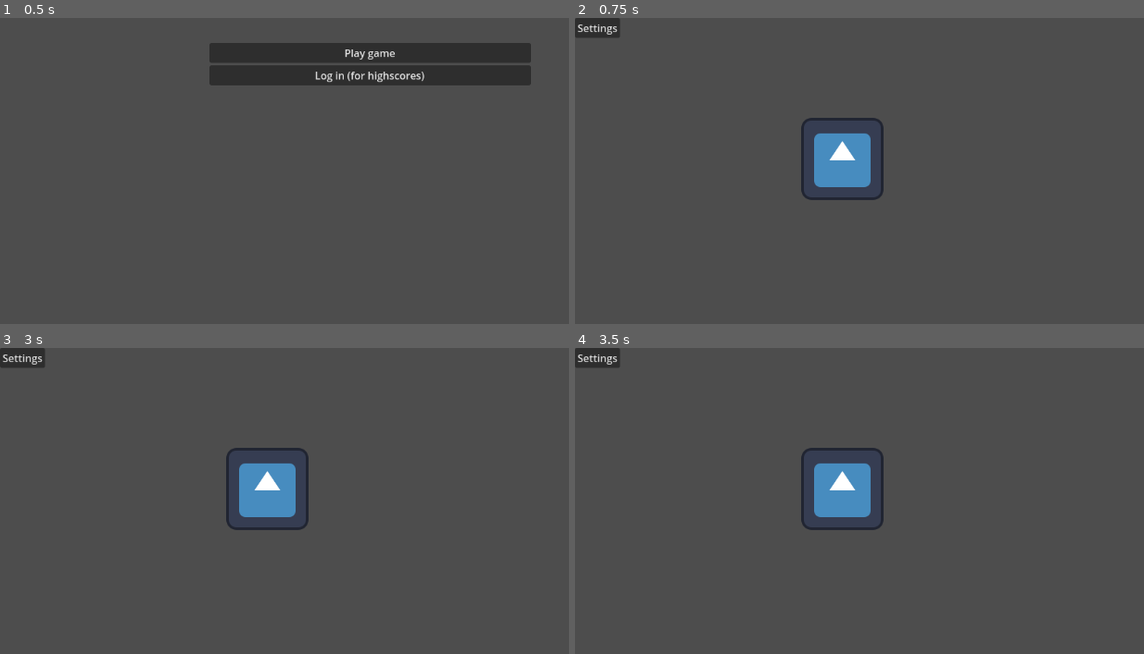
Above: before the commit, frames 1-4 (two rows, left to right).
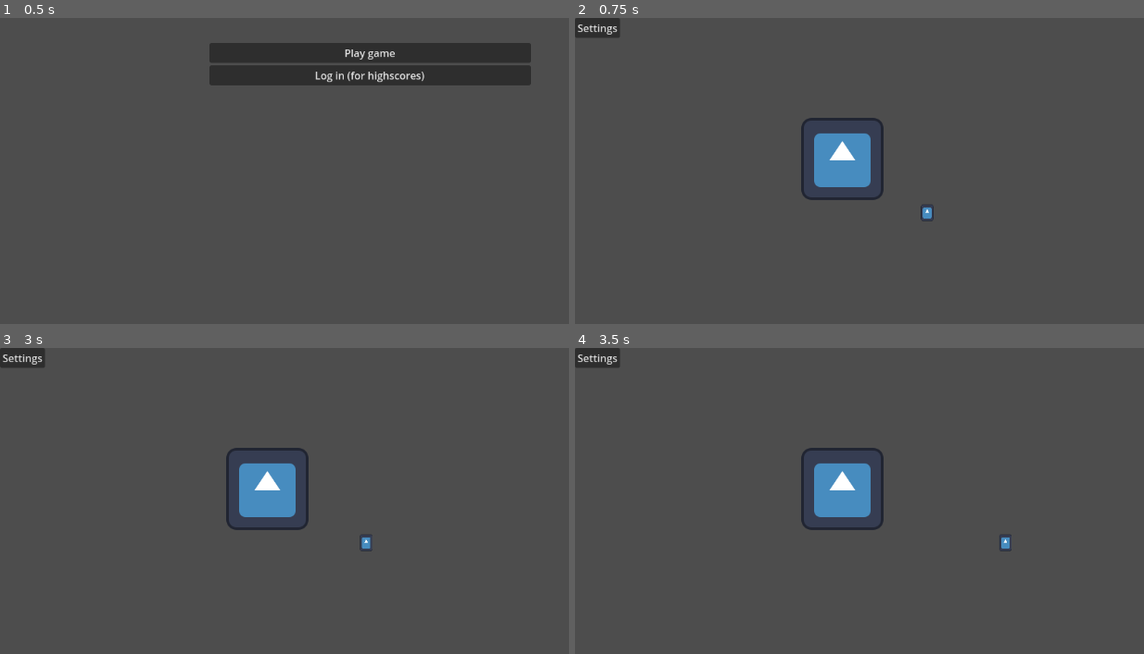
Above: after the commit, the same moments.

Repository: WilliamSundqvist/arcadegame
Game: Godot game, scene res://main_scene.tscn
Same seed, same stepped clock (60 frames per second), same inputs: the game is played once before the commit and once after it. The engine's default icon, where the game draws it, is replaced by a stand-in: a white triangle on a blue panel in a dark square.
Inputs:
- Up to frame 1 (0.5 s): no input
- Up to frame 2 (0.75 s): click "Play game" at 0.5 s
- Up to frame 3 (3 s): click "Settings" at 1.25 s; click "Back" at 2 s; tap Enter at 2.75 s; hold Right (right, bound only after the commit) from 2.78 s (still down); hold Shift (sprint, bound only after the commit) from 2.78 s (still down)
- Up to frame 4 (3.5 s): keep holding Right (right, bound only after the commit); keep holding Shift (sprint, bound only after the commit)

Frame 1 is identical in both runs. In frame 2, less than 0.1% of the frame differs, in the area x 60-64%, y 61-67%; in frame 3, less than 0.1%; in frame 4, less than 0.1%.
Error before the commit: Trying to return value of type "Nil" from a function whose return type is "String". (res://start_menu/start_menu.gd:53)

Commit message:
Added PlayerCharacter with basic wasd/arrow keys movement

Diff:
--- a/game/game.tscn
+++ b/game/game.tscn
@@ -1,7 +1,8 @@
-[gd_scene load_steps=3 format=3 uid="uid://byihbnp8mskmt"]
+[gd_scene load_steps=4 format=3 uid="uid://byihbnp8mskmt"]
 
 [ext_resource type="Texture2D" uid="uid://djagwe2l6epfp" path="res://icon.svg" id="1_5np3w"]
 [ext_resource type="Script" path="res://game/game.gd" id="1_kv3x3"]
+[ext_resource type="PackedScene" uid="uid://bwm5b0abmd5pj" path="res://player_character/player_character.tscn" id="3_vybl6"]
 
 [node name="Game" type="Node2D"]
 script = ExtResource("1_kv3x3")
@@ -14,3 +15,5 @@
 offset_right = 70.0
 offset_bottom = 31.0
 text = "Settings"
+
+[node name="PlayerCharacter" parent="." instance=ExtResource("3_vybl6")]
--- /dev/null
+++ b/player_character/player_character.gd
@@ -0,0 +1,23 @@
+extends CharacterBody2D
+class_name PlayerCharacter
+@onready var sprite: Sprite2D = $Sprite
+
+@export var camera: Camera2D
+
+var current_state: State = null
+var state_moving = preload("res://player_character/states/moving.gd").new()
+var state_idle = preload("res://player_character/states/idle.gd").new()
+
+func _ready():
+	change_state(state_moving)
+
+func _physics_process(delta):
+	if current_state:
+		current_state.process(self, delta) #All logic is processed in ./states/ idle&moving&casting&taking_damage&etc
+
+func change_state(new_state: State):
+	if current_state:
+		current_state.exit(self)
+	current_state = new_state
+	if current_state:
+		current_state.enter(self)
--- /dev/null
+++ b/player_character/player_character.tscn
@@ -0,0 +1,17 @@
+[gd_scene load_steps=4 format=3 uid="uid://bwm5b0abmd5pj"]
+
+[ext_resource type="Script" path="res://player_character/player_character.gd" id="1_c7fjj"]
+[ext_resource type="Texture2D" uid="uid://djagwe2l6epfp" path="res://icon.svg" id="2_gxu0s"]
+
+[sub_resource type="CapsuleShape2D" id="CapsuleShape2D_8frko"]
+
+[node name="PlayerCharacter" type="CharacterBody2D"]
+position = Vector2(548, 304)
+script = ExtResource("1_c7fjj")
+
+[node name="CollisionShape" type="CollisionShape2D" parent="."]
+shape = SubResource("CapsuleShape2D_8frko")
+
+[node name="Sprite" type="Sprite2D" parent="."]
+scale = Vector2(0.15, 0.2)
+texture = ExtResource("2_gxu0s")
--- /dev/null
+++ b/player_character/states/idle.gd
@@ -0,0 +1,5 @@
+extends State
+
+func process(character: PlayerCharacter, delta: float) -> void:
+	if Input.is_action_pressed("left") || Input.is_action_pressed("right") || Input.is_action_pressed("forward") || Input.is_action_pressed("backwards"):
+		character.change_state(character.state_moving)
--- /dev/null
+++ b/player_character/states/moving.gd
@@ -0,0 +1,50 @@
+extends State
+
+@export var acceleration: float = 1000.0   # How fast the character accelerates
+@export var deceleration: float = 500.0    # How fast the character decelerates
+@export var max_speed: float = 200.0       # Maximum speed when running
+@export var walk_speed: float = 100.0      # Speed when walking
+@export var run_speed: float = 200.0       # Speed when sprinting
+
+var velocity = Vector2.ZERO
+
+func process(character: PlayerCharacter, delta):
+	var input_vector = Vector2.ZERO
+	var move_speed = walk_speed  # Default to walking speed
+
+	# Handle sprinting (running)
+	if Input.is_action_pressed("sprint"):
+		move_speed = run_speed
+
+	# Collect input for WASD movement
+	if Input.is_action_pressed("left"):
+		input_vector.x -= 1  # Move left
+		character.sprite.flip_h = true  # Flip the sprite horizontally when moving left
+	elif Input.is_action_pressed("right"):
+		input_vector.x += 1  # Move right
+		character.sprite.flip_h = false  # Ensure sprite is not flipped when moving right
+
+	if Input.is_action_pressed("up"):
+		input_vector.y -= 1  # Move up
+	elif Input.is_action_pressed("down"):
+		input_vector.y += 1  # Move down
+
+	# Normalize the vector for consistent diagonal movement speed
+	if input_vector != Vector2.ZERO:
+		input_vector = input_vector.normalized()
+
+	# Accelerate towards input direction
+	velocity = velocity.move_toward(input_vector * move_speed, acceleration * delta)
+
+	# Decelerate when no input is provided
+	if input_vector == Vector2.ZERO:
+		velocity = velocity.move_toward(Vector2.ZERO, deceleration * delta)
+
+	# Move the character based on the calculated velocity
+	character.position += velocity * delta
+
+	# Animation handling
+	#if input_vector != Vector2.ZERO:
+		#character.play_animation("walk")  # Play walk animation if moving
+	#else:
+		#character.play_animation("idle")  # Play idle animation if not moving
--- /dev/null
+++ b/player_character/states/state.gd
@@ -0,0 +1,11 @@
+extends Node
+class_name State
+
+func enter(character: PlayerCharacter):
+	pass
+
+func exit(character: PlayerCharacter):
+	pass
+
+func process(character: PlayerCharacter, delta: float):
+	pass
--- a/project.godot
+++ b/project.godot
@@ -20,6 +20,38 @@
 SceneManager="*res://global/scene_manager.gd"
 MusicPlayer="*res://music/music_player.tscn"
 
+[input]
+
+left={
+"deadzone": 0.5,
+"events": [Object(InputEventKey,"resource_local_to_scene":false,"resource_name":"","device":-1,"window_id":0,"alt_pressed":false,"shift_pressed":false,"ctrl_pressed":false,"meta_pressed":false,"pressed":false,"keycode":0,"physical_keycode":65,"key_label":0,"unicode":97,"location":0,"echo":false,"script":null)
+, Object(InputEventKey,"resource_local_to_scene":false,"resource_name":"","device":-1,"window_id":0,"alt_pressed":false,"shift_pressed":false,"ctrl_pressed":false,"meta_pressed":false,"pressed":false,"keycode":0,"physical_keycode":4194319,"key_label":0,"unicode":0,"location":0,"echo":false,"script":null)
+]
+}
+up={
+"deadzone": 0.5,
+"events": [Object(InputEventKey,"resource_local_to_scene":false,"resource_name":"","device":-1,"window_id":0,"alt_pressed":false,"shift_pressed":false,"ctrl_pressed":false,"meta_pressed":false,"pressed":false,"keycode":0,"physical_keycode":4194320,"key_label":0,"unicode":0,"location":0,"echo":false,"script":null)
+, Object(InputEventKey,"resource_local_to_scene":false,"resource_name":"","device":-1,"window_id":0,"alt_pressed":false,"shift_pressed":false,"ctrl_pressed":false,"meta_pressed":false,"pressed":false,"keycode":0,"physical_keycode":87,"key_label":0,"unicode":119,"location":0,"echo":false,"script":null)
+]
+}
+right={
+"deadzone": 0.5,
+"events": [Object(InputEventKey,"resource_local_to_scene":false,"resource_name":"","device":-1,"window_id":0,"alt_pressed":false,"shift_pressed":false,"ctrl_pressed":false,"meta_pressed":false,"pressed":false,"keycode":0,"physical_keycode":4194321,"key_label":0,"unicode":0,"location":0,"echo":false,"script":null)
+, Object(InputEventKey,"resource_local_to_scene":false,"resource_name":"","device":-1,"window_id":0,"alt_pressed":false,"shift_pressed":false,"ctrl_pressed":false,"meta_pressed":false,"pressed":false,"keycode":0,"physical_keycode":68,"key_label":0,"unicode":100,"location":0,"echo":false,"script":null)
+]
+}
+down={
+"deadzone": 0.5,
+"events": [Object(InputEventKey,"resource_local_to_scene":false,"resource_name":"","device":-1,"window_id":0,"alt_pressed":false,"shift_pressed":false,"ctrl_pressed":false,"meta_pressed":false,"pressed":false,"keycode":0,"physical_keycode":83,"key_label":0,"unicode":115,"location":0,"echo":false,"script":null)
+, Object(InputEventKey,"resource_local_to_scene":false,"resource_name":"","device":-1,"window_id":0,"alt_pressed":false,"shift_pressed":false,"ctrl_pressed":false,"meta_pressed":false,"pressed":false,"keycode":0,"physical_keycode":4194322,"key_label":0,"unicode":0,"location":0,"echo":false,"script":null)
+]
+}
+sprint={
+"deadzone": 0.5,
+"events": [Object(InputEventKey,"resource_local_to_scene":false,"resource_name":"","device":-1,"window_id":0,"alt_pressed":false,"shift_pressed":false,"ctrl_pressed":false,"meta_pressed":false,"pressed":false,"keycode":0,"physical_keycode":4194325,"key_label":0,"unicode":0,"location":0,"echo":false,"script":null)
+]
+}
+
 [rendering]
 
 renderer/rendering_method="gl_compatibility"
--- a/start_menu/start_menu.gd
+++ b/start_menu/start_menu.gd
@@ -49,6 +49,8 @@
 
 func _get_current_url() -> String:
 	var current_url = JavaScriptBridge.eval("window.location.href;")
+	if !current_url:
+		return ""
 	print(current_url)
 	return current_url
 
